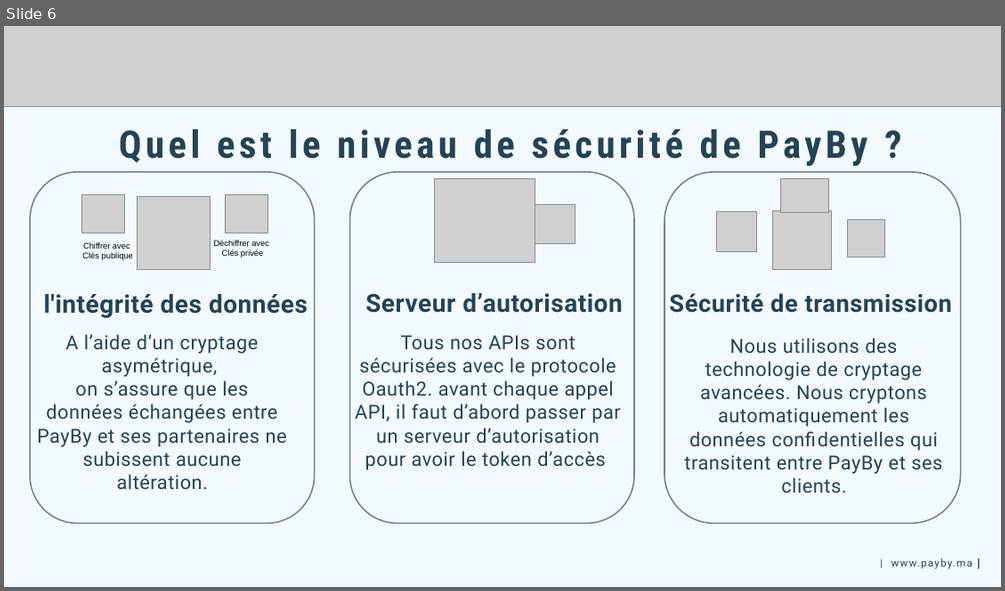
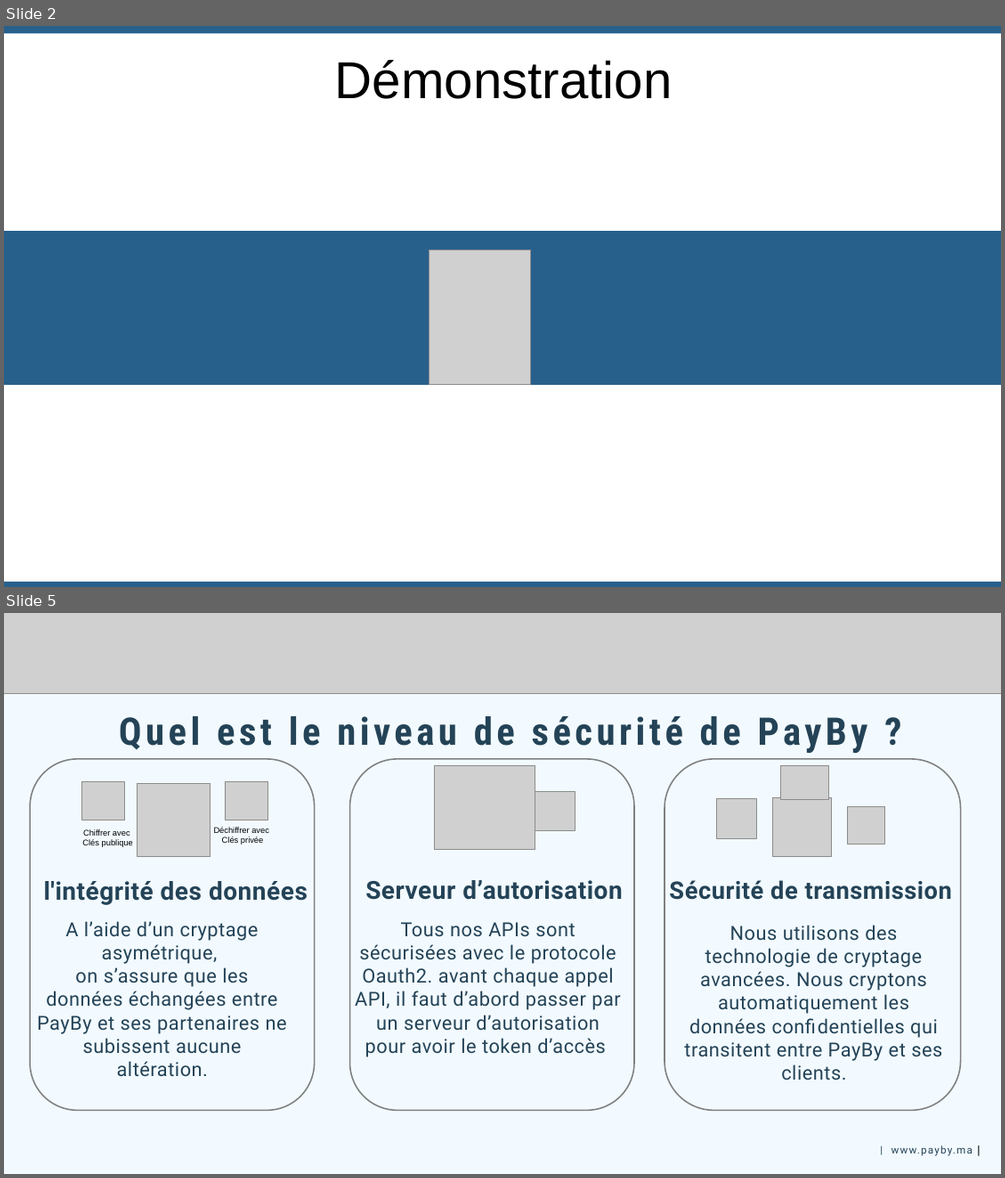
Before and after one commit to sgrabou/mbk, a slide deck: PRÉSENTATION TECHNIQUE PAYBY.pptx. Shown one above the other, each under a label of ours: slide 6 before the commit, slides 2 and 5 after it; the slides between them are not shown. The pictures are 1005x591 and 1005x1178 pixels, drawn with LibreOffice and Linux fonts; fonts in the diff are those of the drawing; grey boxes stand for pictures. Boxes give left, top, right and bottom in pixels: in the first picture for what was removed or moved away, otherwise in the second. Text is boxed around its words. In the diff, an @@ line names an element or a change of style, - is before the commit and + after.

```diff
--- a/PRÉSENTATION TECHNIQUE PAYBY.pptx
+++ b/PRÉSENTATION TECHNIQUE PAYBY.pptx
@@ slide 2 added at (4,26,1001,587), background #FFFFFF @@
@@ rectangle added at (4,26,1001,33), fill #28608C @@
@@ text added at (335,60,672,99), 74.9 pt, text #000000 @@
+Démonstration
@@ rectangle added at (4,231,1001,384), fill #28608C, outline #28608C 1 pt @@
@@ picture added at (429,249,530,384) @@
@@ rectangle added at (4,581,1001,587), fill #28608C @@
@@ what was slide 6 is now slide 5 @@
```
Also in this commit, not shown: 2 slides changed, 1 other slide added, 2 slides removed, 1 other file.
